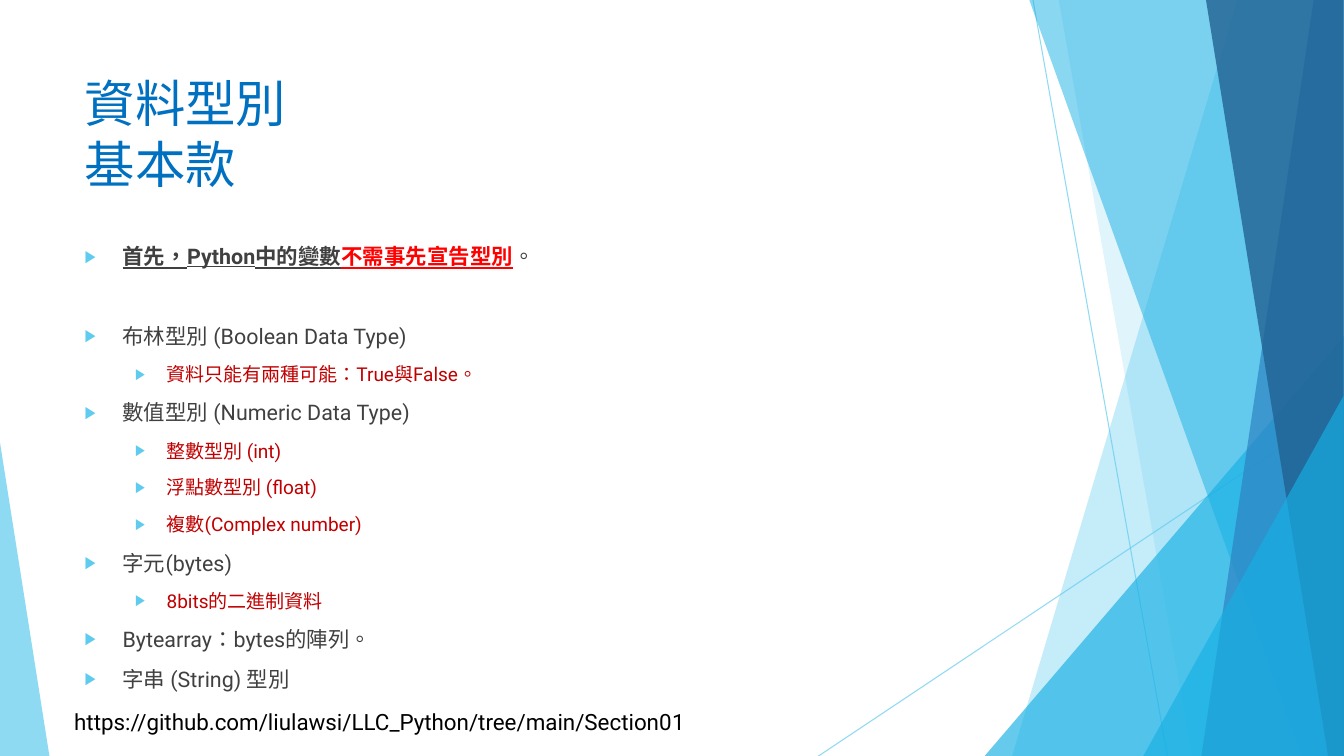
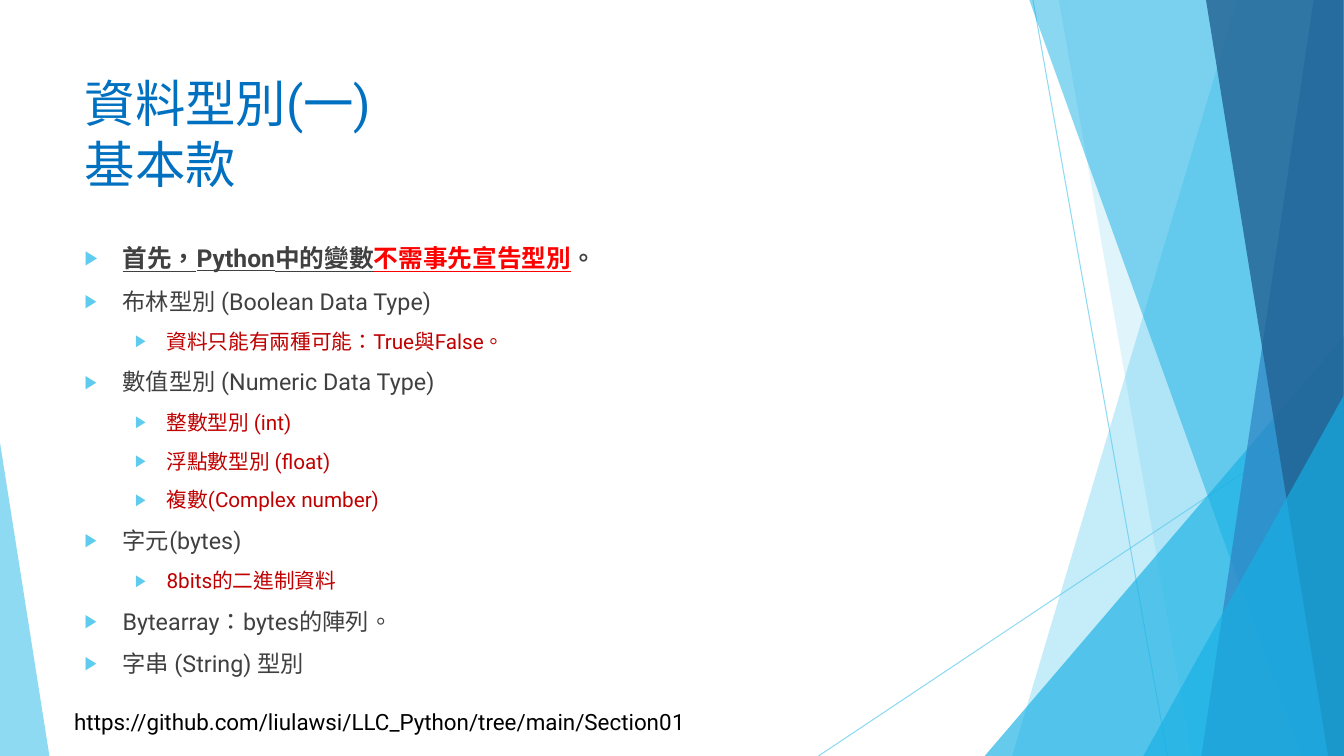
Before and after one commit to liulawsi/My_PPTs, a slide deck: slide 13 of LCC/Python/01_千里之行始於足下.pptx. Drawn at 1344x756 pixels with LibreOffice and Linux fonts; fonts in the diff are those of the drawing; background and template pictures are left out. Boxes give left, top, right and bottom in pixels: in the first picture for what was removed or moved away, otherwise in the second. Text is boxed around its words. In the diff, an @@ line names an element or a change of style, - is before the commit and + after.

```diff
--- a/LCC/Python/01_千里之行始於足下.pptx
+++ b/LCC/Python/01_千里之行始於足下.pptx
@@ title at box(85, 79, 372, 187): text changed @@
-資料型別
-基本款
+資料型別(一)
+基本款
@@ text "首先，Python中的變數不需事先宣告型別。" at box(123, 246, 597, 677): size 15.3 to 17.6 pt, bold on in "首先，Python中的變數不需事先宣告型別。"; size 15.3 to 16.6 pt in "布林型別 (Boolean Data Type)", "數值型別 (Numeric Data Type)", "字元(bytes)", "Bytearray：bytes的陣列。" and 1 more places; size 13.6 to 14.8 pt in "資料只能有兩種可能：True與False。", "整數型別 (int)", "浮點數型別 (float)", "複數(Complex number)" and 1 more places @@
```
Also in this commit, not shown: 1 other slide changed, 4 other files.
